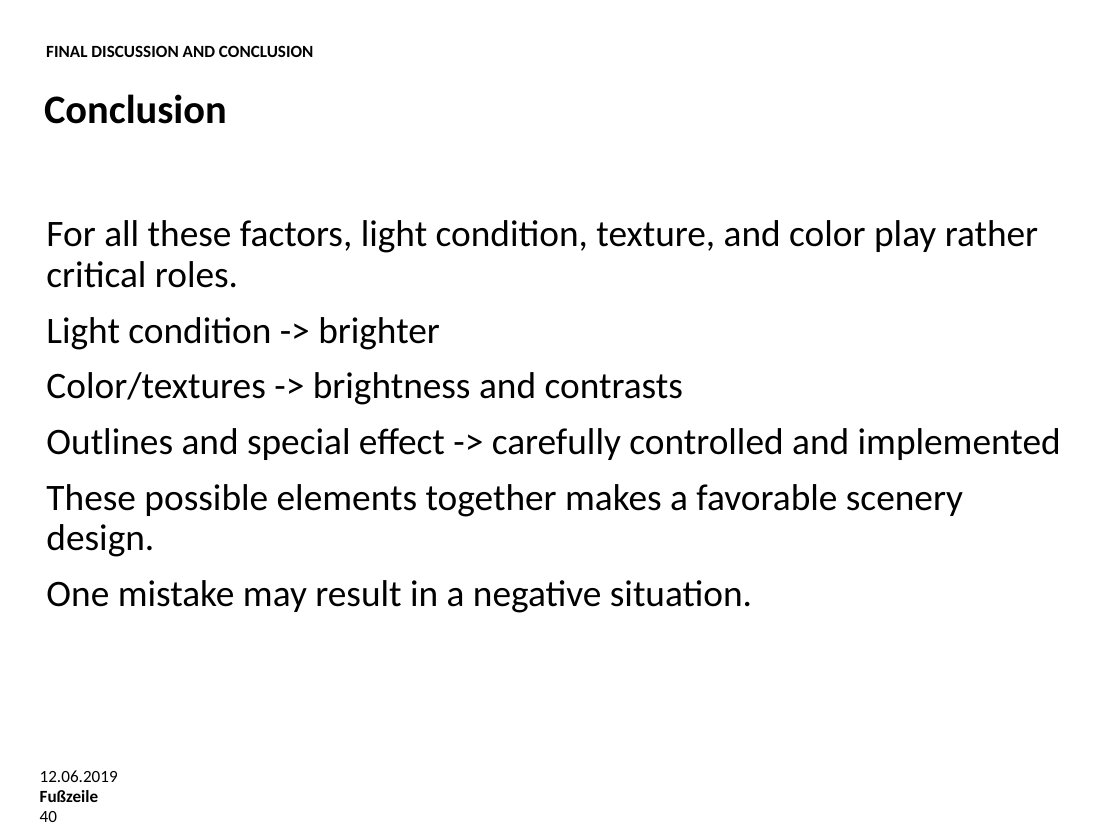
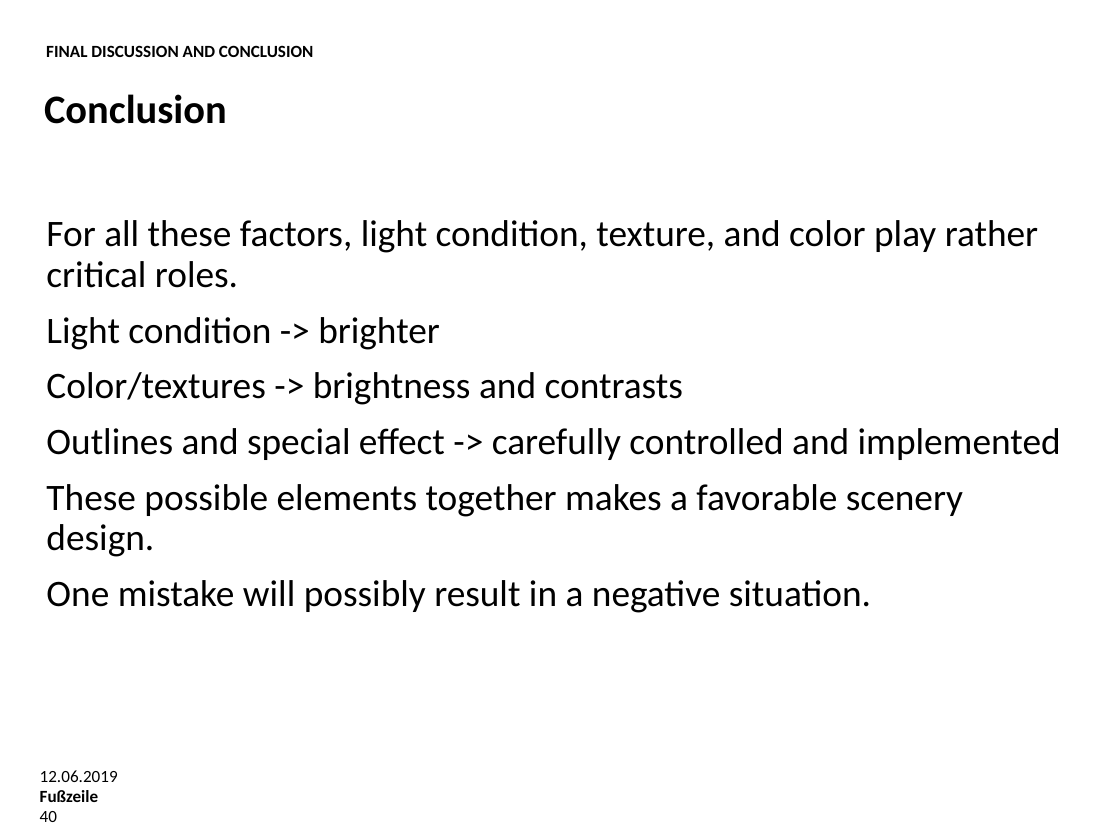
Before and after one commit to Rickylht/Bachelor-Thesis, a slide deck: slide 40 of Oral Examination.pptx. Drawn at 1120x840 pixels with LibreOffice and Linux fonts; fonts in the diff are those of the drawing; background and template pictures are left out. Boxes give left, top, right and bottom in pixels: in the first picture for what was removed or moved away, otherwise in the second. Text is boxed around its words. In the diff, an @@ line names an element or a change of style, - is before the commit and + after.

```diff
--- a/Oral Examination.pptx
+++ b/Oral Examination.pptx
@@ text at (46,580,871,613): text changed @@
-One mistake may result in a negative situation.
+One mistake will possibly result in a negative situation.
```
Also in this commit, not shown: 16 other slides changed, 1 other file.
